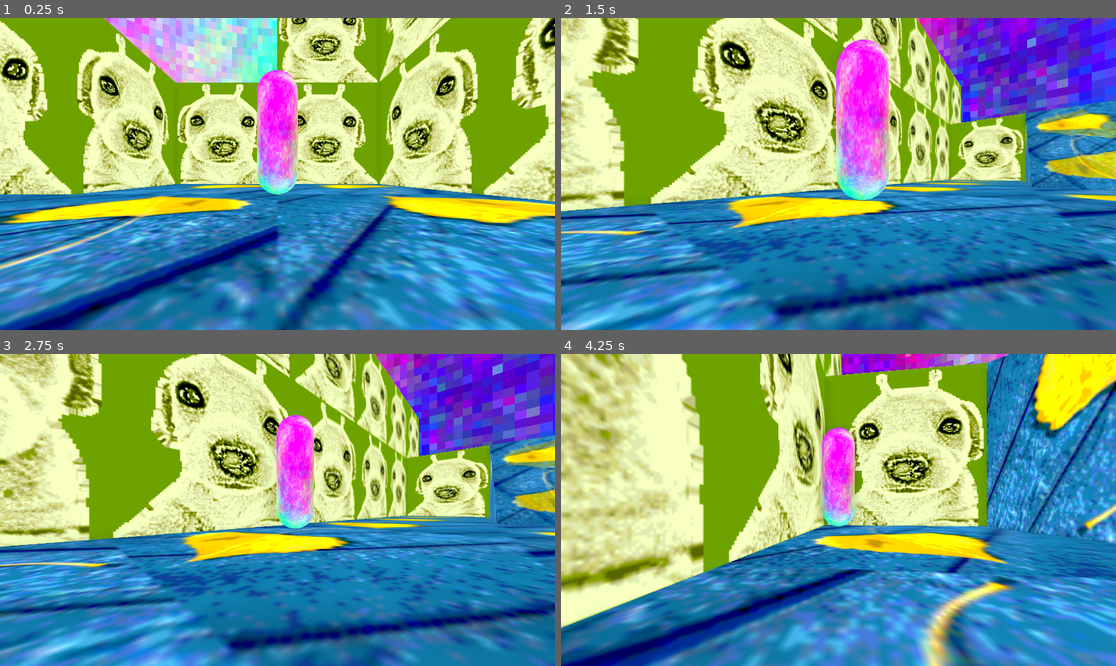
Above: before the commit, frames 1-4 (two rows, left to right).
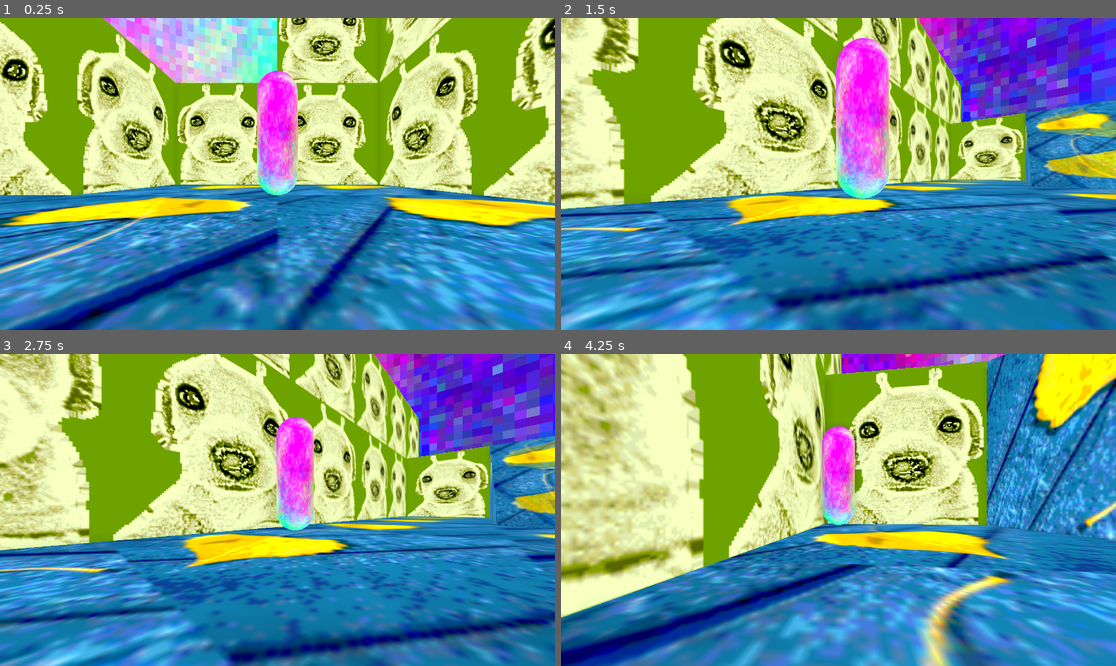
Above: after the commit, the same moments.

Repository: crittergirl/puppydream
Game: Godot game, scene res://main.tscn
The game is run twice, just before and just after one commit, with the same random seed, the same clock (stepped at 60 frames per second) and the same inputs.
Inputs:
- Up to frame 1 (0.25 s): no input
- Up to frame 2 (1.5 s): hold D (move_right) 0.53-1.28 s; hold S (move_back) from 1.28 s (still down)
- Up to frame 3 (2.75 s): release S (move_back) at 2.03 s; hold D (move_right) from 2.03 s (still down)
- Up to frame 4 (4.25 s): release D (move_right) at 2.78 s; hold W (move_forward) 2.78-3.53 s; hold A (move_left) from 3.53 s (still down)

The runs differ from the first frame. In frame 1, 32% of the frame differs, in the area x 0-100%, y 0-100%; in frame 2, 33%; in frame 3, 39%; in frame 4, 45%.

Commit message:
add camera bobbing

Diff:
--- a/puppy.gd
+++ b/puppy.gd
@@ -1,6 +1,8 @@
 extends CharacterBody3D
 
 var move_speed := 3.0
+
+var camera_bobbing_t := 0.0
 
 func _process(delta: float) -> void:
 	var owner_direction: Vector3 = (%owner.global_position - global_position).normalized()
@@ -8,6 +10,13 @@
 		var look_vector: Vector3 = (-%camera.global_basis.z).slerp(owner_direction, 20.0 * delta)
 		%camera.look_at(%camera.global_position + look_vector)
 	#%camera.look_at(%target.global_position)
+
+	# camera bobbing + breathing
+	%camera.position.y = 0.1 + sin(camera_bobbing_t * 20) * 0.01
+	if Vector2(velocity.x, velocity.z).length() > 0.1:
+		camera_bobbing_t += delta
+	else:
+		camera_bobbing_t += delta * 0.1
 
 func _physics_process(delta: float) -> void:
 
